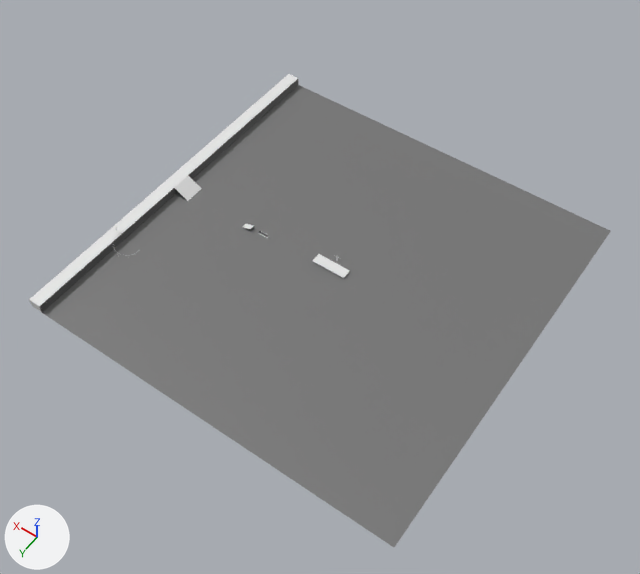
The Blender file Skate Park Scene Trial.blend: old version first, new version second.
Before and after are seen from a 50 mm camera at (-76.7, 111.9, 165.6) aimed at (-2.6, 8.2, 2.8). Arrows for +X, +Y and +Z are at lower left; the lights stay in place.

Objects in the first picture: 'Cube.001', 'Ground'.
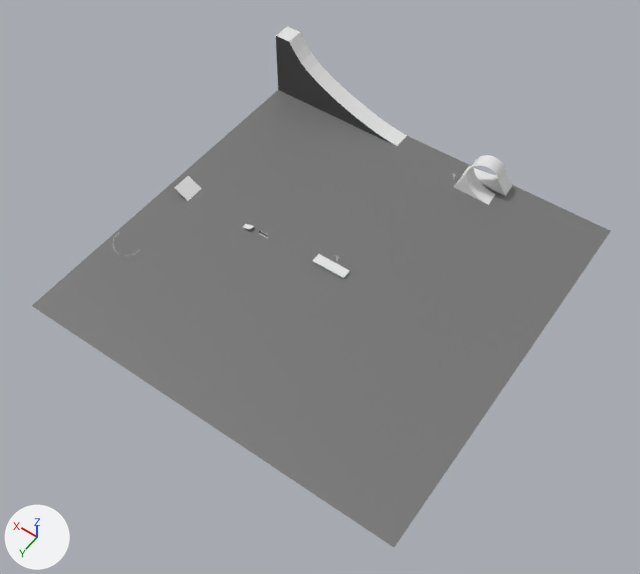
The change, as a list of edits to the scene's bpy script:
```text
Change me_cube_008:
    used by ob_cube_001; location = (48.3, 0.0, 1.2); scale = (1.71, 50.0, 1.2)
    remove me_cube_008.from_pydata(...)  # 8 vertices, 6 faces; spans x -1.0..1.0, y -1.0..1.0, z -1.0..1.0
    add me_cube_008.from_pydata(...)  # 174 vertices, 147 faces; spans x -41.56..1.0, y -1.0..-0.8, z -0.99..14.34
    me_cube_008 part 1: the whole mesh is rebuilt
    me_cube_008 part 2
    82 vertices are added at x -41.56..-34.06, y -0.97..-0.8, z -0.99..6.85
    35 new vertices lie (0.17, -0.09, 0.0) away from vertices in x -40.41..-35.23, y -0.9..-0.8, z -0.99..6.85
    27 new vertices lie (0.17, -0.08, 0.0) away from vertices in x -41.56..-34.06, y -0.91..-0.81, z -0.99..6.8
    128 new faces join them, mat_material (white #e7e7e7)
```

Changed parts and their boxes [x1, y1, x2, y2] in the pictures (640 x 574 px):
'Cube.001', reshaped (12% narrower, 25% shorter): before [29, 74, 298, 312]; after [276, 26, 512, 205]
part 1 of me_cube_008, built on: before [29, 74, 298, 312]; after [276, 26, 407, 146]
part 2 of me_cube_008, added: after [454, 155, 512, 205]
